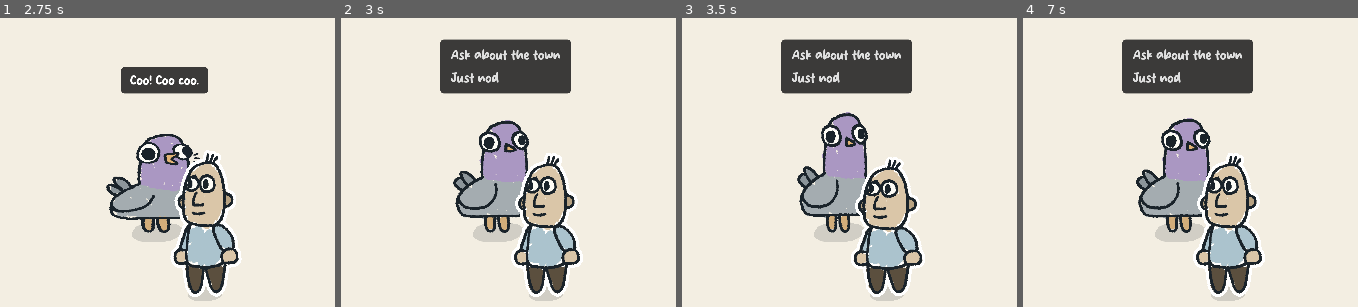
Above: before the commit, frames 1-4 (left to right).
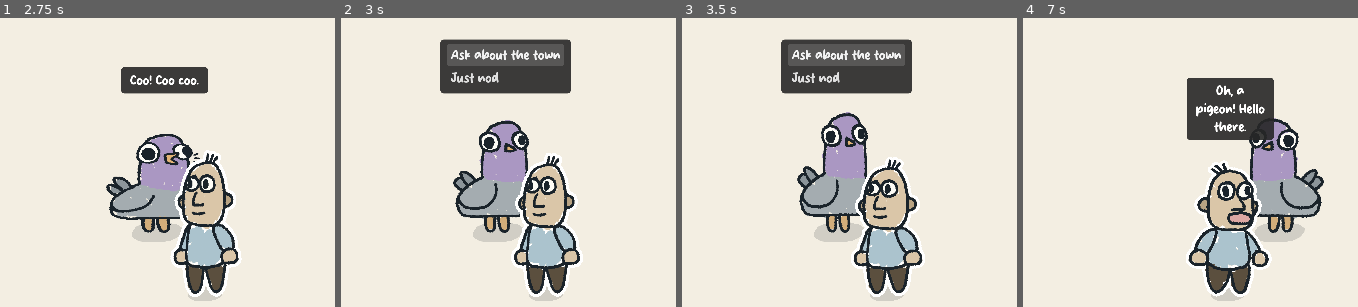
Above: after the commit, the same moments.

Repository: martindzejky/pigeon-in-town
Game: Godot game, scene res://main.tscn
Same seed, same stepped clock (60 frames per second), same inputs: the game is played once before the commit and once after it.
Inputs:
- Up to frame 1 (2.75 s): hold D (move_right) 0.53-1.28 s; hold E (interact) 0.53-1.28 s; hold S (move_down) 1.28-2.03 s; tap E (interact) at 1.35 s; hold D (move_right) from 2.03 s (still down); hold E (interact) from 2.03 s (still down)
- Up to frame 2 (3 s): release D (move_right) at 2.78 s; release E (interact) at 2.78 s; hold W (move_up) from 2.78 s (still down); tap E (interact) at 2.85 s
- Up to frame 3 (3.5 s): keep holding W (move_up)
- Up to frame 4 (7 s): release W (move_up) at 3.53 s; hold E (interact) 3.53-4.28 s; hold A (move_left) 3.53-5.03 s; tap E (interact) at 4.35, 5.85 s; hold S (move_down) 5.03-5.78 s; hold E (interact) 5.03-5.78 s; hold D (move_right) 5.78-6.53 s; hold W (move_up) from 6.53 s (still down); hold E (interact) from 6.53 s (still down)

Frame 1 is identical in both runs. In frame 2, 2.2% of the frame differs, in the area x 31-67%, y 8-17%; in frame 3, 2.2%; in frame 4, 26%, in the area x 29-90%, y 7-97%.

Commit message:
keyboard interaction in choices

Diff:
--- a/scripts/dialogue_ui_anchor.gd
+++ b/scripts/dialogue_ui_anchor.gd
@@ -10,6 +10,7 @@
 @export var choice_button_scene: PackedScene
 var _bubble: Control = null
 var _showing_choices := false
+var _choice_buttons: Array[Button] = []
 
 
 func show_bubble(text: String) -> void:
@@ -26,14 +27,16 @@
   _bubble = choice_bubble_scene.instantiate()
   add_child(_bubble)
 
+  _choice_buttons.clear()
   var choices_container := _bubble.get_node('panel/choices') as VBoxContainer
   for i in options.size():
     var button := choice_button_scene.instantiate() as Button
     button.text = options[i]
     button.pressed.connect(_on_choice_pressed.bind(i))
     choices_container.add_child(button)
+    _choice_buttons.append(button)
 
-  choices_container.get_child(0).call_deferred('grab_focus')
+  _choice_buttons[0].call_deferred('grab_focus')
 
 
 func hide_bubble() -> void:
@@ -41,10 +44,15 @@
     _bubble.queue_free()
     _bubble = null
     _showing_choices = false
+    _choice_buttons.clear()
 
 
 func _unhandled_input(event: InputEvent) -> void:
-  if not _bubble or _showing_choices:
+  if not _bubble:
+    return
+
+  if _showing_choices:
+    _handle_choice_input(event)
     return
 
   if event.is_action_pressed('interact'):
@@ -52,5 +60,29 @@
     advanced.emit()
 
 
+func _handle_choice_input(event: InputEvent) -> void:
+  var focused := get_viewport().gui_get_focus_owner()
+  var idx := _choice_buttons.find(focused)
+
+  if event.is_action_pressed('move_up'):
+    get_viewport().set_input_as_handled()
+    if idx > 0:
+      _choice_buttons[idx - 1].grab_focus()
+    elif idx == -1:
+      _choice_buttons[0].grab_focus()
+
+  elif event.is_action_pressed('move_down'):
+    get_viewport().set_input_as_handled()
+    if idx >= 0 and idx < _choice_buttons.size() - 1:
+      _choice_buttons[idx + 1].grab_focus()
+    elif idx == -1:
+      _choice_buttons[0].grab_focus()
+
+  elif event.is_action_pressed('interact'):
+    get_viewport().set_input_as_handled()
+    if idx >= 0:
+      _on_choice_pressed(idx)
+
+
 func _on_choice_pressed(index: int) -> void:
   choice_selected.emit(index)
